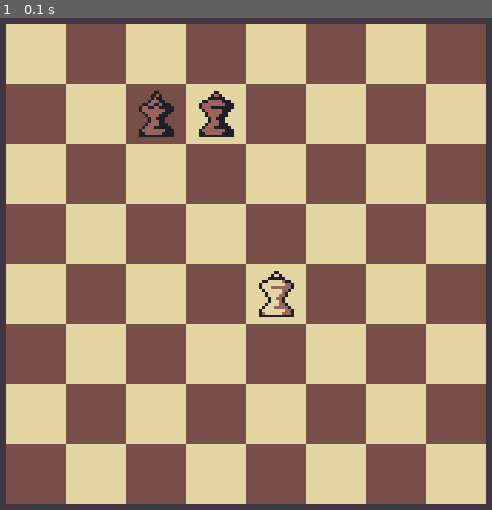
Above: before the commit, frame 1.
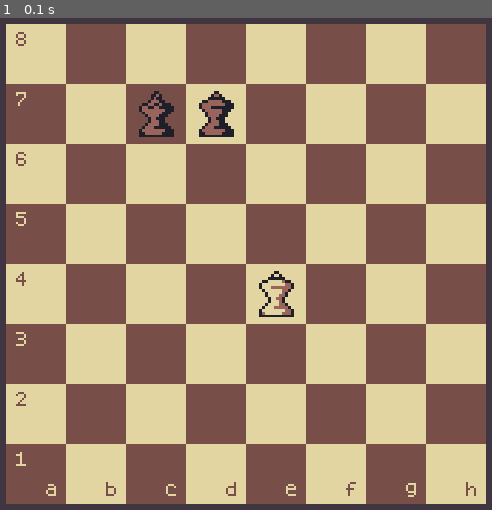
Above: after the commit, the same moment.

Repository: 0yassin/pyngin
Game: pygame game, started from src/main.py
The game is run twice, just before and just after one commit, with the same random seed, the same clock (stepped at 60 frames per second) and the same inputs.
Inputs:
- Up to frame 1 (0.1 s): no input

The runs differ from the first frame. In frame 1, 0.4% of the frame differs, in the area x 3-97%, y 2-98%.

Commit message:
added file and rank rendering

Diff:
--- a/src/main.py
+++ b/src/main.py
@@ -24,6 +24,7 @@
 clock = pygame.time.Clock()
 running = True
 font = pygame.font.Font("assets/dogicapixel.ttf", 24)
+font_ = pygame.font.Font("assets/dogicapixel.ttf", 16)
 
 board = Board()
 position = "8/2qk4/8/8/4K3/8/8/8 b - - 0 1"
@@ -157,6 +158,22 @@
             if piece_image:
                 offset = (sq_size - piece_size) // 2
                 screen.blit(piece_image, (xpos_+offset, ypos_+offset))
+            if r == 7:
+                if c % 2 == 0:
+                    color_ = light
+                else:
+                    color_ = dark
+                txt = font_.render(chr(c+97), True, color_)
+                txt_rect = txt.get_rect(center=(xpos_+45, ypos_+45))
+                screen.blit(txt, txt_rect)
+            if c == 0:
+                if r % 2 != 0:
+                    color_ = light
+                else:
+                    color_ = dark
+                txt = font_.render(f"{8-r}".upper(), True, color_)
+                txt_rect = txt.get_rect(center=(xpos_+15, ypos_+15))
+                screen.blit(txt, txt_rect)
 
     if board.game_state != '-':
         game.headers["Event"] = "a phenomenal display of skill issue" if board.game_state != play_as else "Friendly Match"
@@ -174,7 +191,7 @@
             screen.blit(l_text_surface, text_rect)
             game.headers["Results"] = "1-0"
 
-    print(game)
+    # print(game)
     pygame.display.flip()
     clock.tick(60)
 
